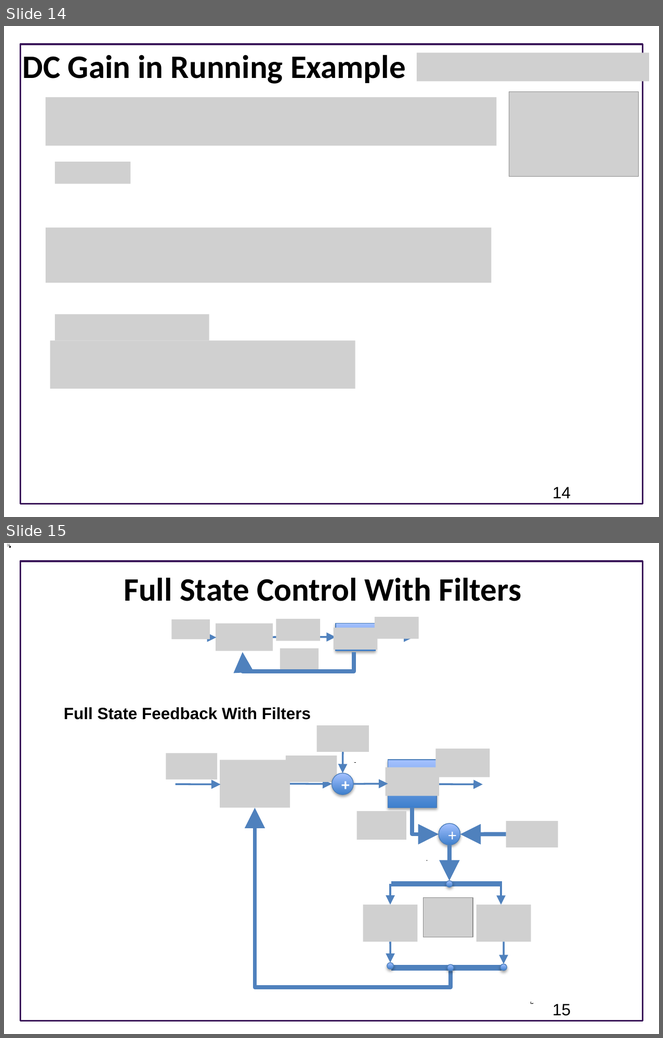
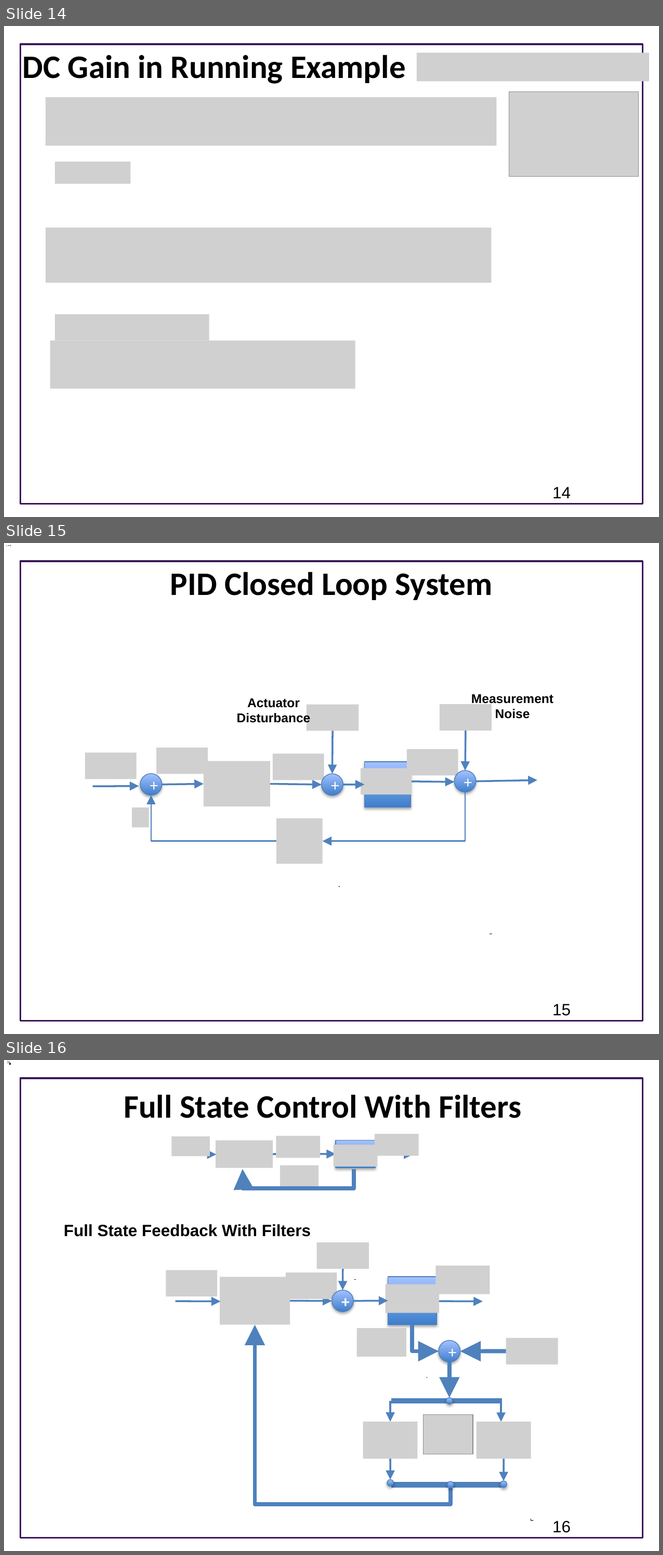
Before and after one commit to joseph-hellerstein/advanced-controls-lectures, a slide deck: Lecture_22_23-Full-State-Feedback/Full-State-Feedback.pptx. Shown one above the other, each under a label of ours: slides 14 and 15 before the commit, slides 14, 15 and 16 after it. The pictures are 663x1038 and 663x1555 pixels, drawn with LibreOffice and Linux fonts; fonts in the diff are those of the drawing; grey boxes stand for pictures; background and template pictures are left out. Boxes give left, top, right and bottom in pixels: in the first picture for what was removed or moved away, otherwise in the second. Text is boxed around its words. In the diff, an @@ line names an element or a change of style, - is before the commit and + after.

```diff
--- a/Lecture_22_23-Full-State-Feedback/Full-State-Feedback.pptx
+++ b/Lecture_22_23-Full-State-Feedback/Full-State-Feedback.pptx
@@ slide 15 added at [4, 543, 659, 1034], background #FFFFFF; not listed: 1 template element that a slide beside it also shows @@
@@ title added at [170, 572, 493, 600], 36 pt, text #000000, bold @@
+PID Closed Loop System
@@ group added at [85, 694, 554, 864]: 10 pictures, 8 arrows, 3 ellipses, 2 elbow arrows, 2 texts, 1 rectangle @@
++
++
+Measurement
+Noise
++
+Actuator
+Disturbance
@@ page number added at [553, 1004, 571, 1016], 18 pt, text #000000 @@
+15
@@ what was slide 15 is now slide 16 @@
@@ page number at [553, 1521, 571, 1533]: text changed @@
-15
+16
```
Also in this commit, not shown: 1 other file.
